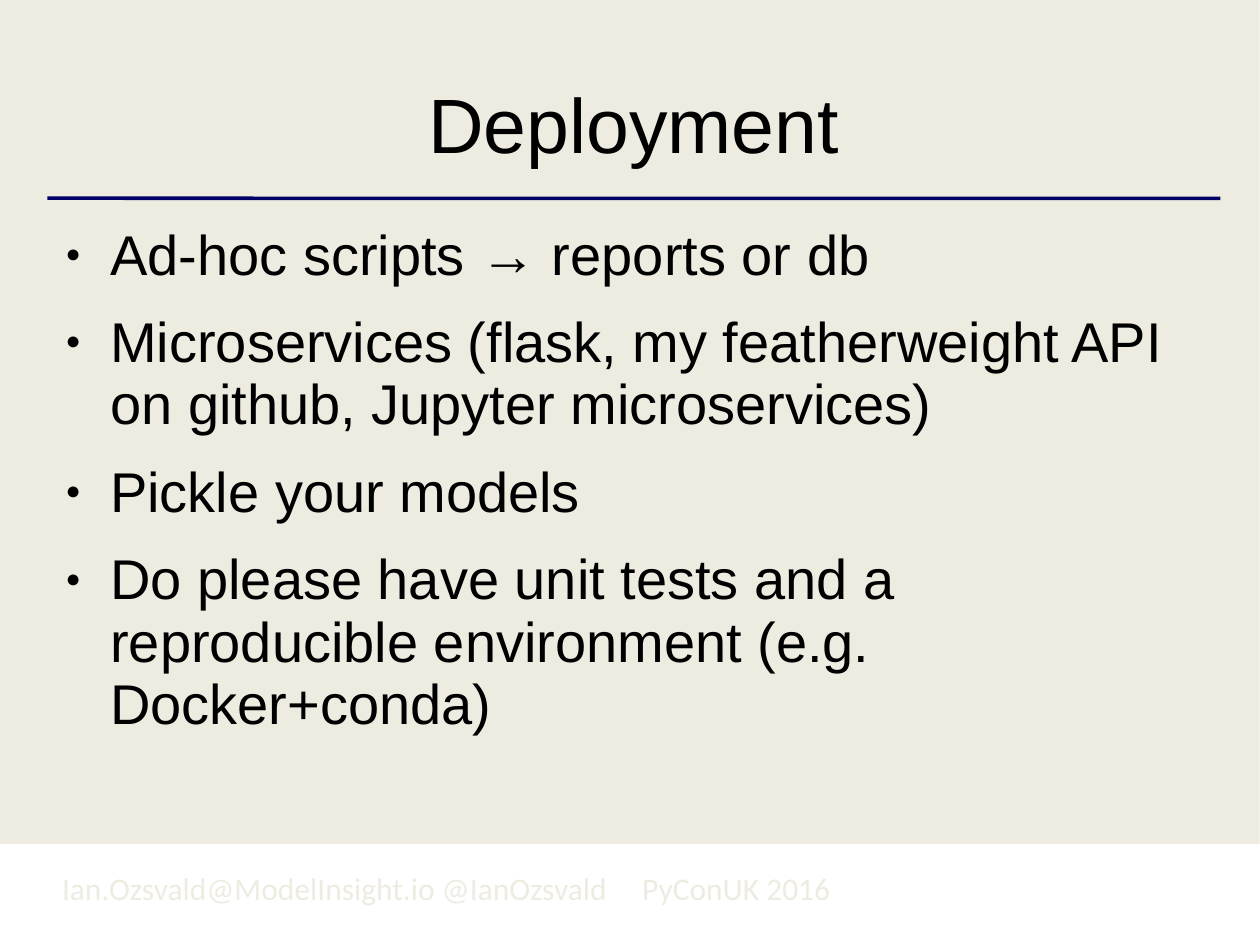
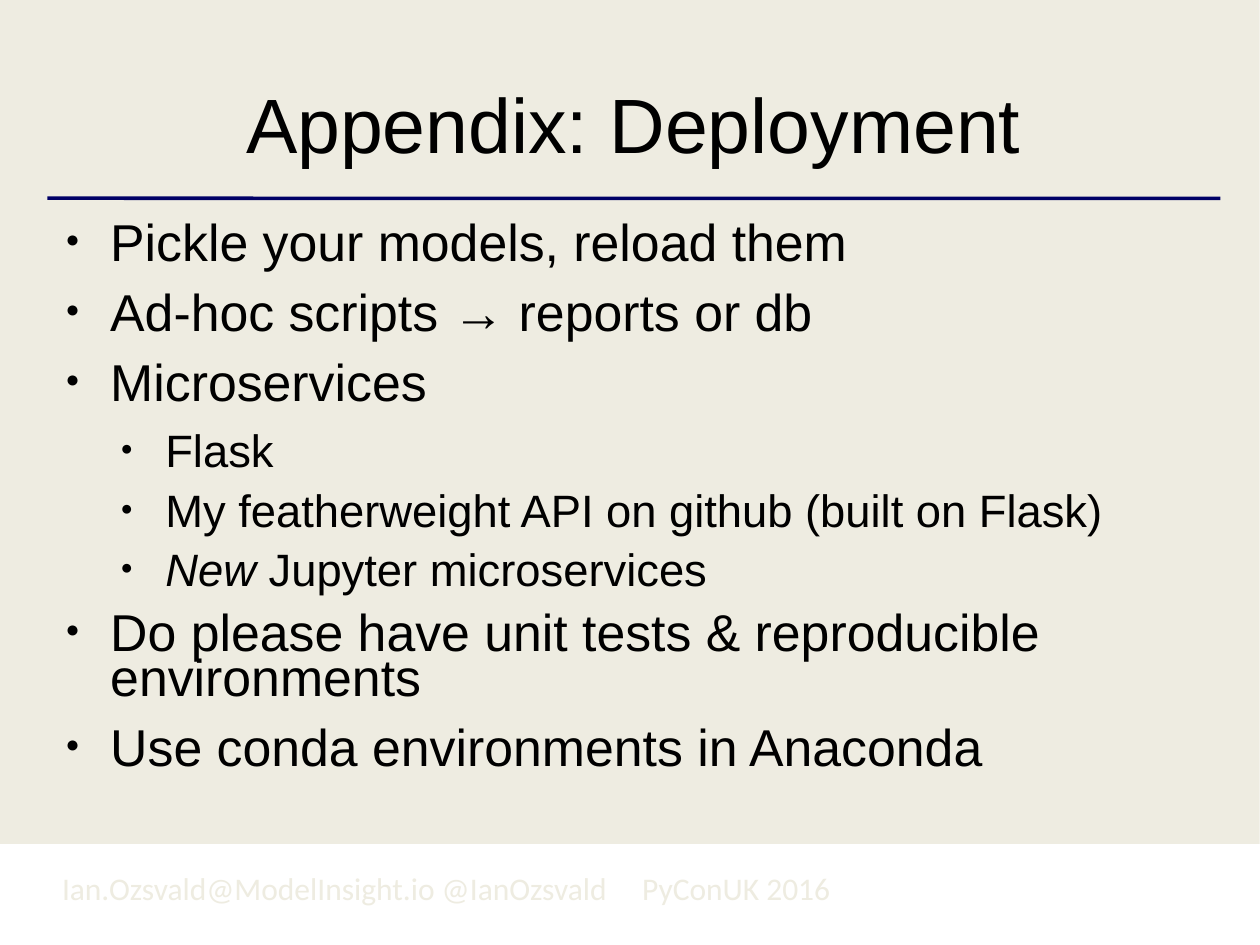
Before and after one commit to ianozsvald/pyconuk_using_sklearn_classification, a slide deck: slide 17 of PyConUK2016_ML_Ian.odp (slide 16 before the commit). Drawn at 1260x945 pixels with LibreOffice and Linux fonts; fonts in the diff are those of the drawing; background and template pictures are left out. Boxes give left, top, right and bottom in pixels: in the first picture for what was removed or moved away, otherwise in the second. Text is boxed around its words. In the diff, an @@ line names an element or a change of style, - is before the commit and + after.

```diff
--- a/PyConUK2016_ML_Ian.odp
+++ b/PyConUK2016_ML_Ian.odp
@@ title at box(246, 97, 1021, 168): text changed @@
-Deployment
+Appendix: Deployment
@@ text at box(110, 223, 847, 271): paragraph added @@
+● Pickle your models, reload them
@@ text at box(110, 293, 813, 342): size 32 to 29.6 pt in "Ad-hoc scripts → reports or db"; line spacing 0.93 to 0.73 @@
@@ text at box(110, 363, 1102, 767): text changed; size 32 to 29.6 pt @@
-● Microservices (flask, my featherweight API on github, Jupyter microservices)
-● Pickle your models
-● Do please have unit tests and a reproducible environment (e.g. Docker+conda)
+● Microservices
+  ● Flask
+  ● My featherweight API on github (built on Flask)
+  ● New Jupyter microservices
+● Do please have unit tests & reproducible environments
+● Use conda environments in Anaconda
```
Also in this commit, not shown: 10 other slides changed, 1 slide added, 2 other files.
